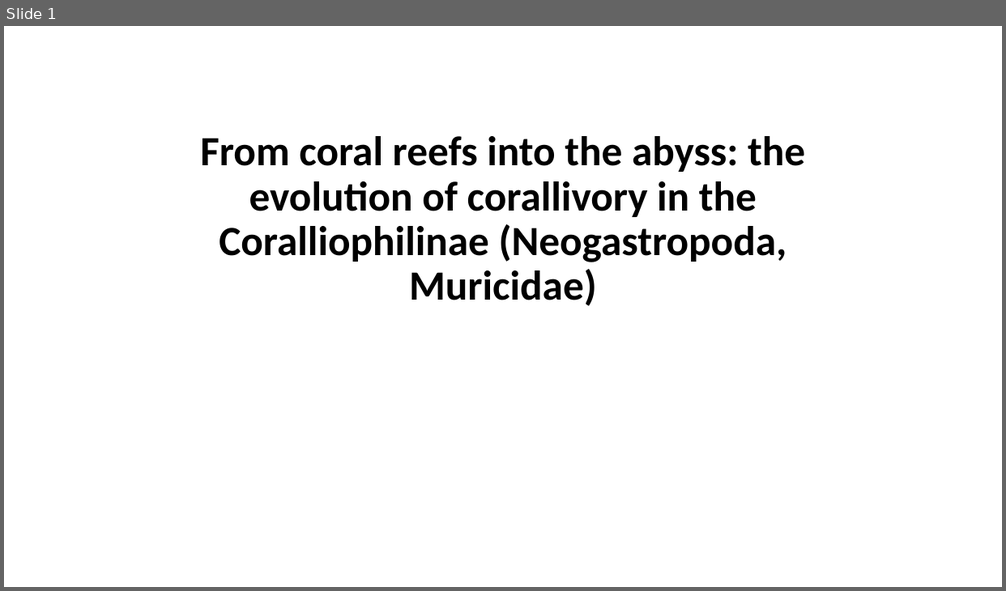
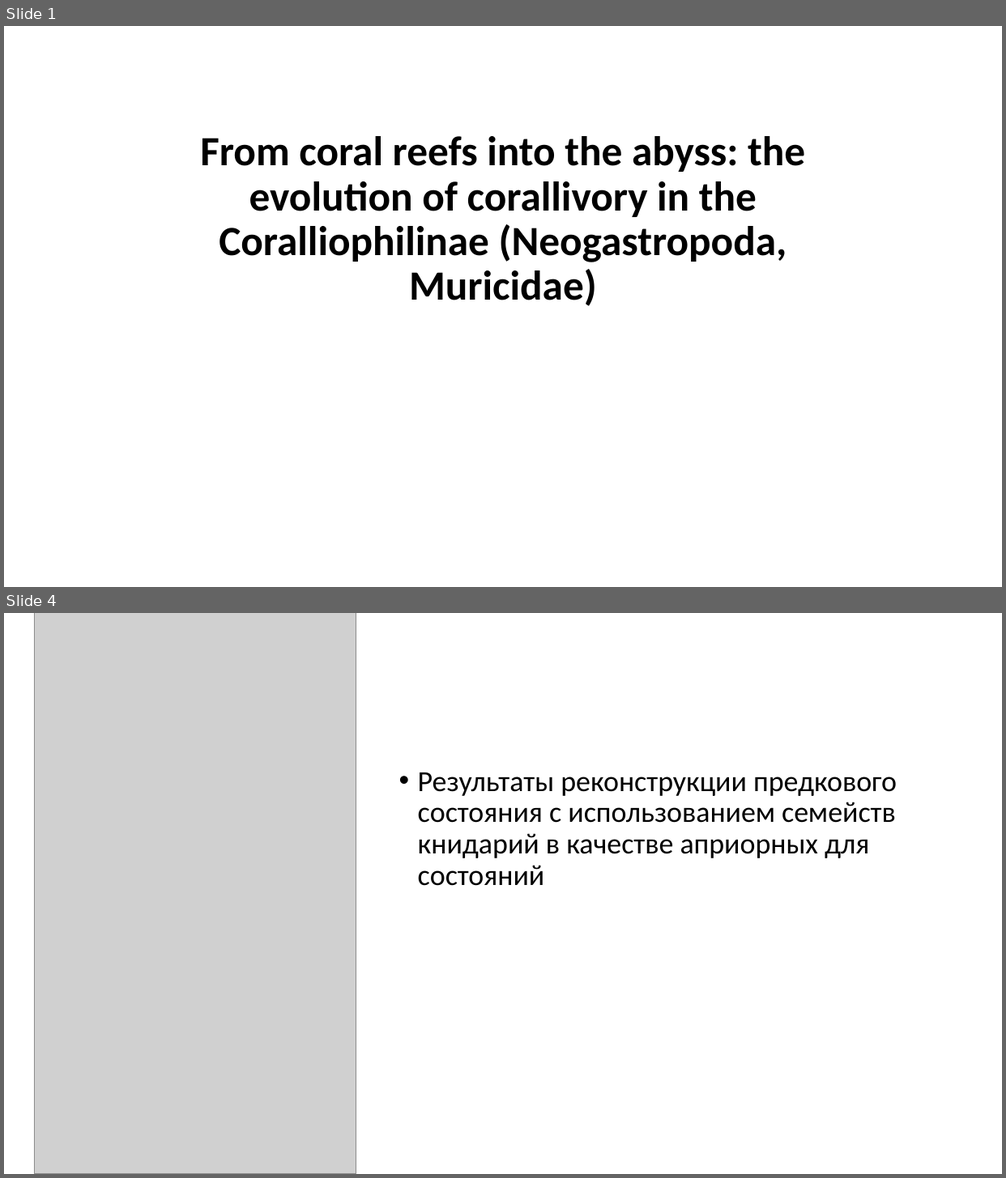
Before and after one commit to kagayaku29/phylogenetics_2024, a slide deck: Presentation.pptx. Shown one above the other, each under a label of ours: slide 1 before the commit, slides 1 and 4 after it; the slides between them are not shown. The pictures are 1006x591 and 1006x1178 pixels, drawn with LibreOffice and Linux fonts; fonts in the diff are those of the drawing; grey boxes stand for pictures. Boxes give left, top, right and bottom in pixels: in the first picture for what was removed or moved away, otherwise in the second. Text is boxed around its words. In the diff, an @@ line names an element or a change of style, - is before the commit and + after.

```diff
--- a/Presentation.pptx
+++ b/Presentation.pptx
@@ slide 4 added at [4, 613, 1002, 1174], background #FFFFFF @@
@@ picture added at [34, 613, 356, 1174] @@
@@ text added at [418, 773, 897, 886], 28 pt, text #000000 @@
+• Результаты реконструкции предкового состояния с использованием семейств книдарий в качестве априорных для состояний
```
Also in this commit, not shown: 4 other slides added, 3 slides removed.
